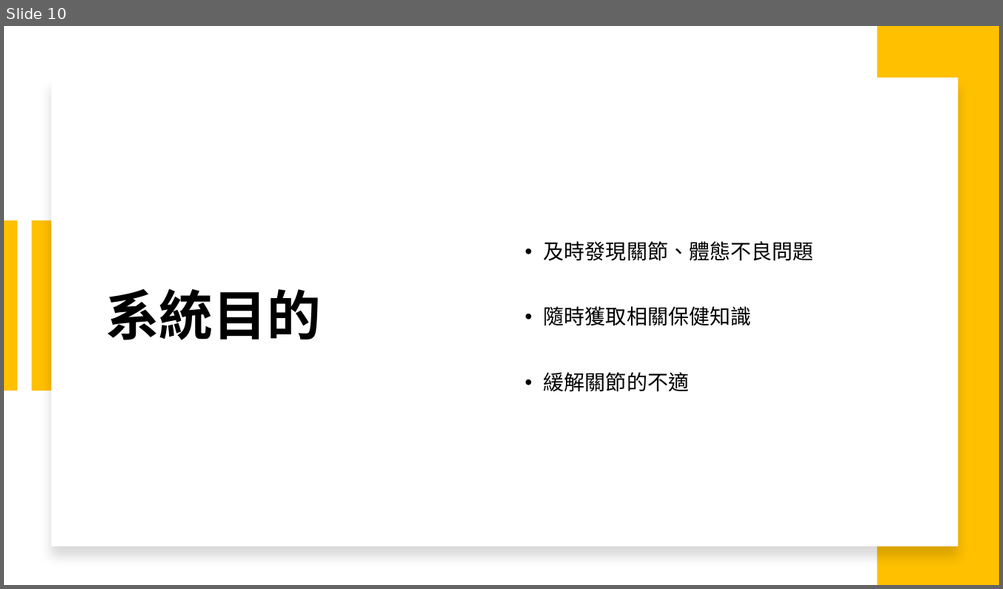
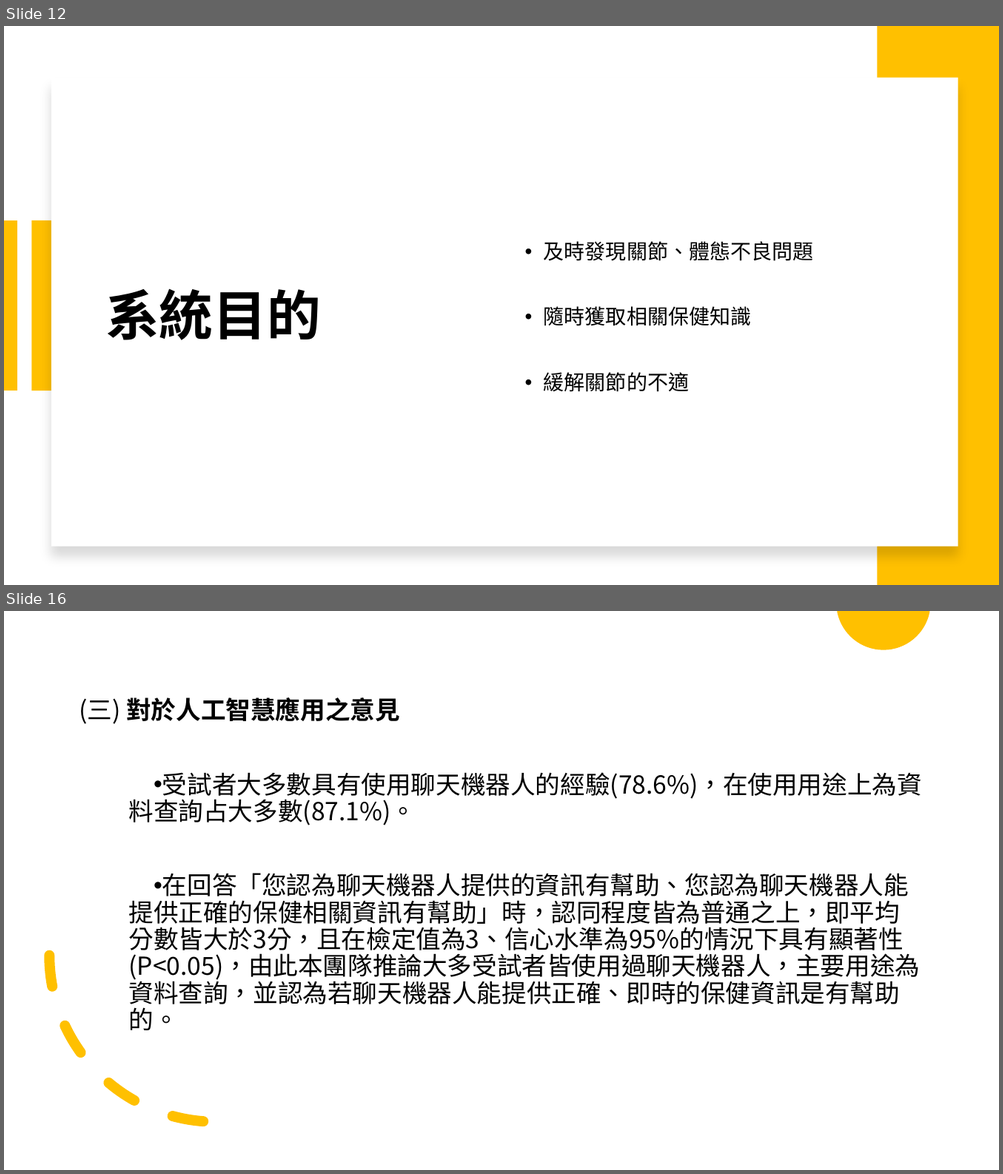
Before and after one commit to michaelchen1225/-, a slide deck: 企研/企研報告.pptx. Shown one above the other, each under a label of ours: slide 10 before the commit, slides 12 and 16 after it; the slides between them are not shown. The pictures are 1003x589 and 1003x1174 pixels, drawn with LibreOffice and Linux fonts; fonts in the diff are those of the drawing. Boxes give left, top, right and bottom in pixels: in the first picture for what was removed or moved away, otherwise in the second. Text is boxed around its words. In the diff, an @@ line names an element or a change of style, - is before the commit and + after.

```diff
--- a/企研/企研報告.pptx
+++ b/企研/企研報告.pptx
@@ slide 16 added at (x1=4, y1=611, x2=999, y2=1170), background #FFFFFF @@
@@ freeform shape added at (x1=836, y1=611, x2=929, y2=649), fill #FFC000 @@
@@ text added at (x1=79, y1=698, x2=922, y2=1031), 24 pt, text #000000 @@
+(三) 對於人工智慧應用之意見
+• 受試者大多數具有使用聊天機器人的經驗(78.6%)，在使用用途上為資料查詢占大多數(87.1%)。
+• 在回答「您認為聊天機器人提供的資訊有幫助、您認為聊天機器人能提供正確的保健相關資訊有幫助」時，認同程度皆為普通之上，即平均分數皆大於3分，且在檢定值為3、信心水準為95%的情況下具有顯著性(P<0.05)，由此本團隊推論大多受試者皆使用過聊天機器人，主要用途為資料查詢，並認為若聊天機器人能提供正確、即時的保健資訊是有幫助的。
@@ arc (boxed as its full ellipse) added at (x1=50, y1=789, x2=383, y2=1123), outline #FFC000 10 pt dashed @@
@@ what was slide 10 is now slide 12 @@
```
Also in this commit, not shown: 8 slides changed, 10 other slides added, 6 slides removed, 8 other files.
